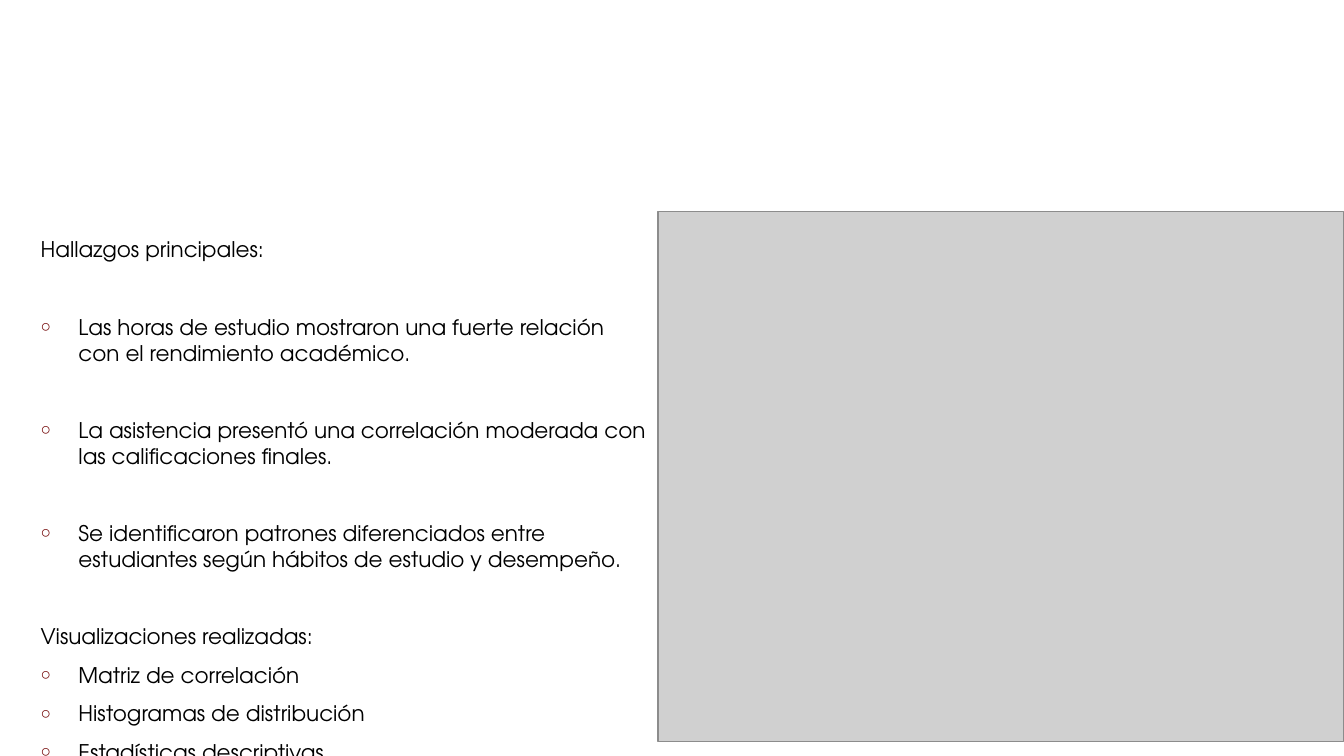
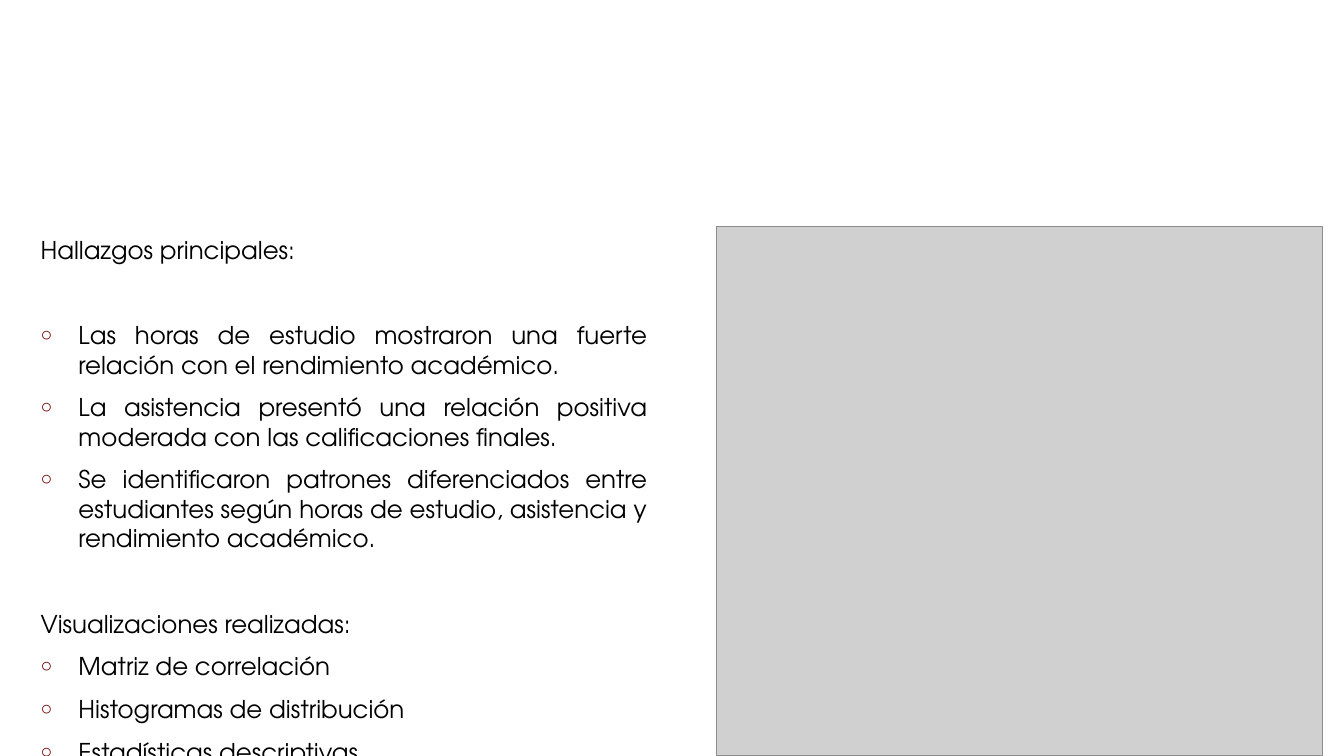
Before and after one commit to jhonquimi-png/Aprendizaje_Automatico, a slide deck: slide 5 of presentacion/UEES Aprendizaje Automatica - Semana 3 Actividad 1.pptx. Drawn at 1344x756 pixels with LibreOffice and Linux fonts; fonts in the diff are those of the drawing; grey boxes stand for pictures; background and template pictures are left out. Boxes give left, top, right and bottom in pixels: in the first picture for what was removed or moved away, otherwise in the second. Text is boxed around its words. In the diff, an @@ line names an element or a change of style, - is before the commit and + after.

Commit message:
Version del 14 de mayo 10h20
Version con los cambios finales

```diff
--- a/presentacion/UEES Aprendizaje Automatica - Semana 3 Actividad 1.pptx
+++ b/presentacion/UEES Aprendizaje Automatica - Semana 3 Actividad 1.pptx
@@ picture: place and size @@
-picture at (658, 212, 1344, 742)
+picture at (717, 227, 1323, 756)
@@ text at (41, 241, 647, 724): size 15.4 to 17.5 pt in "Hallazgos principales:", "Las horas de estudio mostraron una fuerte ...", "Visualizaciones realizadas:", "Matriz de correlación" and 2 more places; alignment left to justified @@
@@ text at (78, 397, 647, 548): text changed; size 15.4 to 17.5 pt @@
-○ La asistencia presentó una correlación moderada con las calificaciones finales.
-○ Se identificaron patrones diferenciados entre estudiantes según hábitos de estudio y desempeño.
+○ La asistencia presentó una relación positiva moderada con las calificaciones finales.
+○ Se identificaron patrones diferenciados entre estudiantes según horas de estudio, asistencia y rendimiento académico.
```
Also in this commit, not shown: 5 other slides changed.
